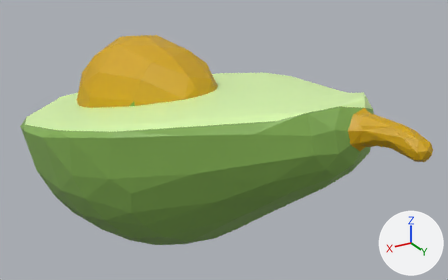
Renders of the FBX model Assets/Models/avakodaPie.fbx from each side of a commit.
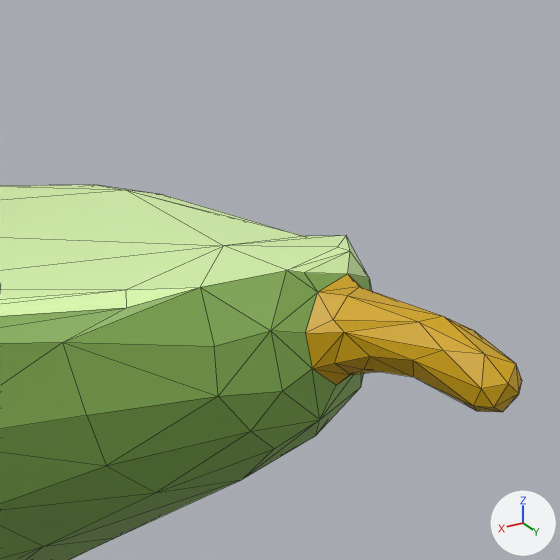
There are two pictures of each version: one whole from a camera (50 mm lens) standing at (0.01389, 0.00809, 0.00435) and looking at (0.0088, -0.0004, 0.0001), one close up on the part from 51% to 100% of the width and 0% to 79% of the height. The axes (+X, +Y, +Z) are drawn at lower right. The lights are the same throughout. The close-ups show mesh edges as thin lines. Where no turn or scale is listed for an object, it has been applied to the vertices.

Names of what the first close-up shows: 'Avokado.001'.
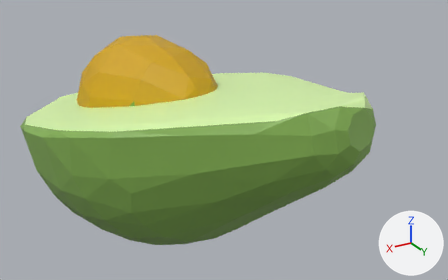
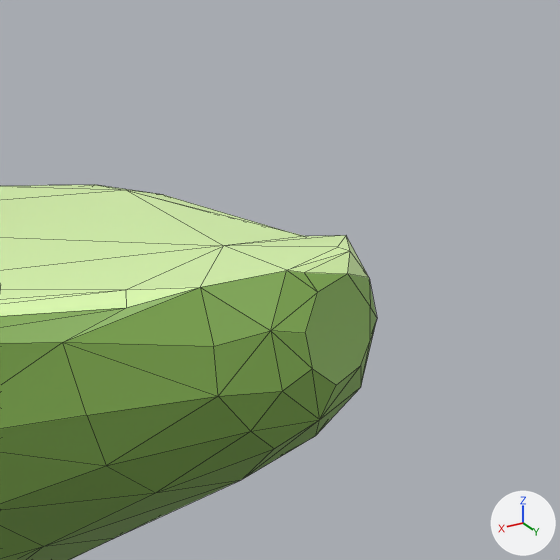
The newer file is also rescaled (x27.73), turned or shifted as a whole; pictures and numbers use the older file's frame.

Where the change shows, as pixel boxes [x1, y1, x2, y2] in the close-ups (560 x 560 px):
'Avokado.001', reshaped: before [0, 185, 522, 560]; after [0, 185, 377, 560]
part 1 of me_mesh_001, cut back: before [305, 274, 522, 412]; after [305, 274, 370, 385]

Edits to the bpy script that builds the scene:
```text
Change me_mesh_001:
    used by ob_avokado_001; location = (0.011519, 0.000017, 0.0)
    remove me_mesh_001.from_pydata(...)  # 309 vertices, 610 faces; spans x -0.00465..0.00025, y -0.00463..0.00356, z -0.00217..0.00161
    add me_mesh_001.from_pydata(...)  # 274 vertices, 535 faces; spans x -0.00465..0.00025, y -0.00463..0.00262, z -0.00217..0.00161
    me_mesh_001 part 1
    35 vertices are removed from x -0.00333..-0.00286, y 0.00256..0.00356, z 0.00108..0.00151
    76 faces are deleted
    1 new face joins them, mat_avocado_001 (green #85b154)
```
